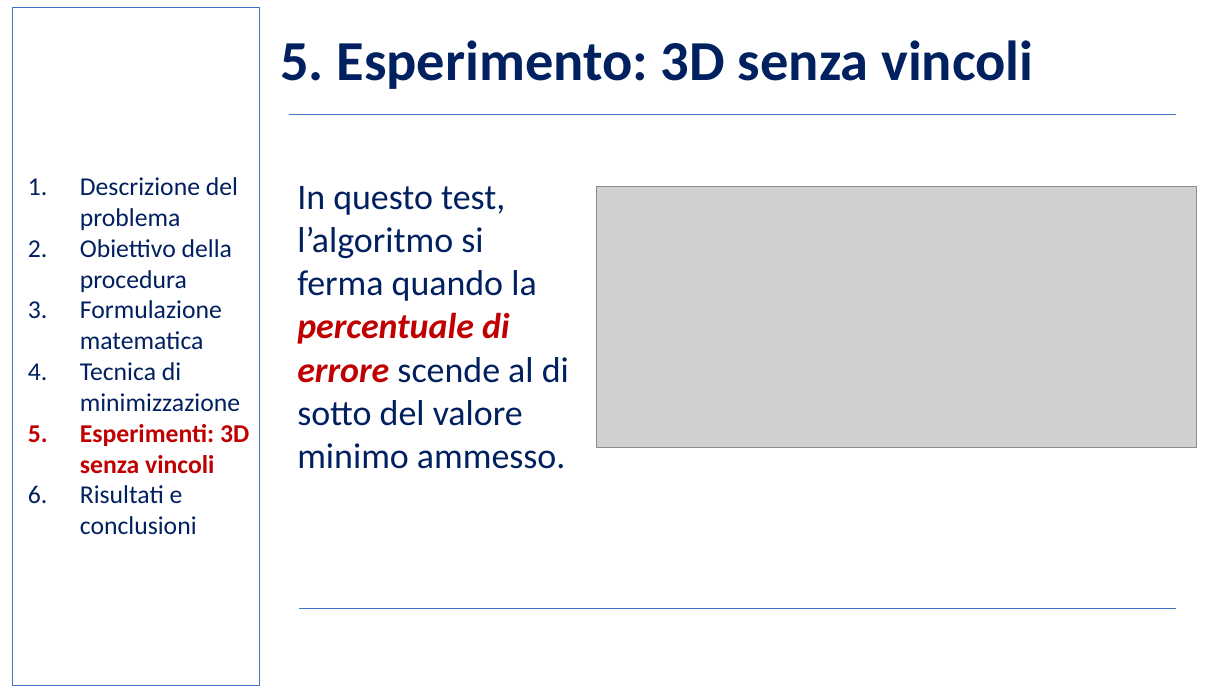
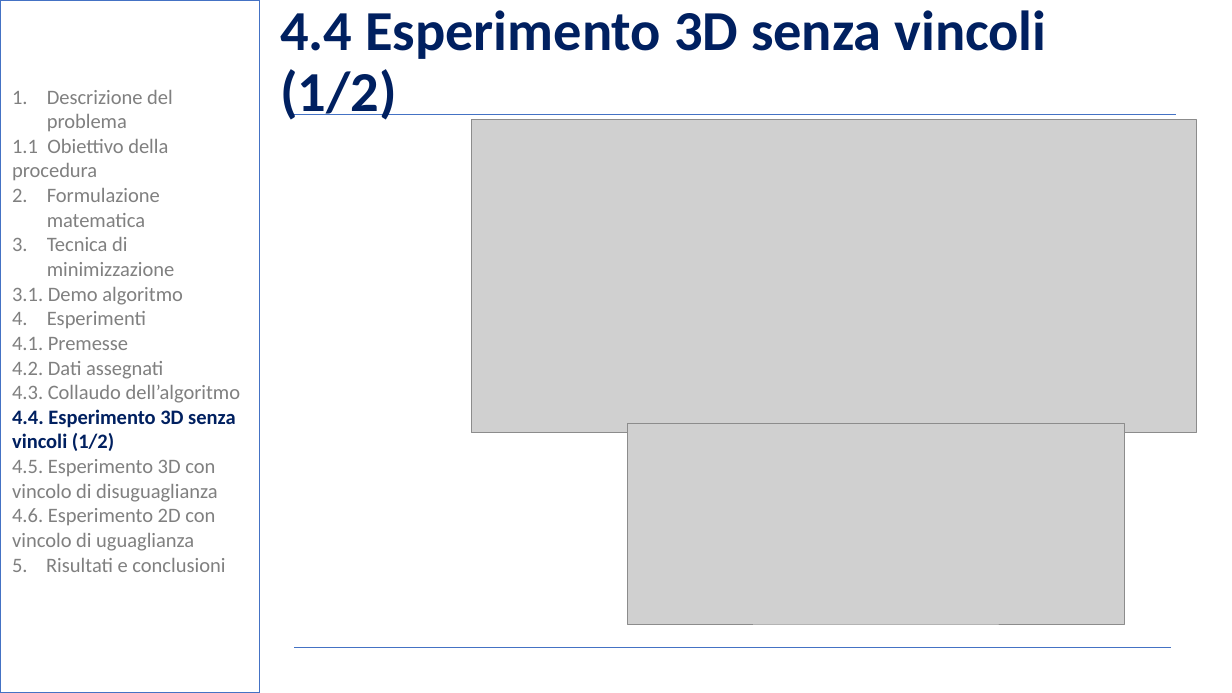
Before and after one commit to BernardoGiordano/NelderMeadMethod, a slide deck: slide 14 of writeup/Slides.pptx (slide 13 before the commit). Drawn at 1232x693 pixels with LibreOffice and Linux fonts; fonts in the diff are those of the drawing; grey boxes stand for pictures; background and template pictures are left out. Boxes give left, top, right and bottom in pixels: in the first picture for what was removed or moved away, otherwise in the second. Text is boxed around its words. In the diff, an @@ line names an element or a change of style, - is before the commit and + after.

```diff
--- a/writeup/Slides.pptx
+++ b/writeup/Slides.pptx
@@ rectangle: place and size @@
-rectangle at [13, 7, 260, 686]
+rectangle at [0, 0, 260, 693]
@@ rectangle at [0, 0, 260, 693]: fill none to #FFFFFF at 50% opacity @@
@@ title at [280, 10, 1046, 120]: text changed @@
-5. Esperimento: 3D senza vincoli
+4.4 Esperimento 3D senza vincoli (1/2)
@@ text "Descrizione del problema": place and size @@
-text "Descrizione del problema" at [80, 177, 249, 535]
+text "Descrizione del problema" at [12, 90, 241, 572]
@@ text at [47, 90, 175, 276]: size 20 to 16 pt, text colour #002060 to #808080 in "Descrizione del problema", "Formulazione matematica", "Tecnica di minimizzazione"; indent changed @@
@@ picture: place and size @@
-picture at [596, 187, 1197, 447]
+picture at [471, 119, 1196, 433]
@@ text at [12, 139, 168, 180]: text changed; size 20 to 16 pt; text colour #002060 to #808080 @@
-2. Obiettivo della procedura
+1.1 Obiettivo della procedura
@@ text removed at [297, 186, 569, 469] @@
-In questo test, l’algoritmo si ferma quando la percentuale di errore scende al di sotto del valore minimo ammesso.
@@ text at [12, 287, 241, 572]: text changed; size 20 to 16 pt; text colour #C00000 to #808080; bold off @@
-5. Esperimenti: 3D senza vincoli
-6. Risultati e conclusioni
+3.1. Demo algoritmo
+4. Esperimenti
+4.1. Premesse
+4.2. Dati assegnati
+4.3. Collaudo dell’algoritmo
+4.4. Esperimento 3D senza vincoli (1/2)
+4.5. Esperimento 3D con vincolo di disuguaglianza
+4.6. Esperimento 2D con vincolo di uguaglianza
+5. Risultati e conclusioni
@@ picture added at [628, 423, 1125, 624] @@
@@ line moved from (299, 609) - (1177, 609) to (294, 648) - (1171, 648) @@
```
Also in this commit, not shown: 18 other slides changed, 1 slide added, 3 other files.
